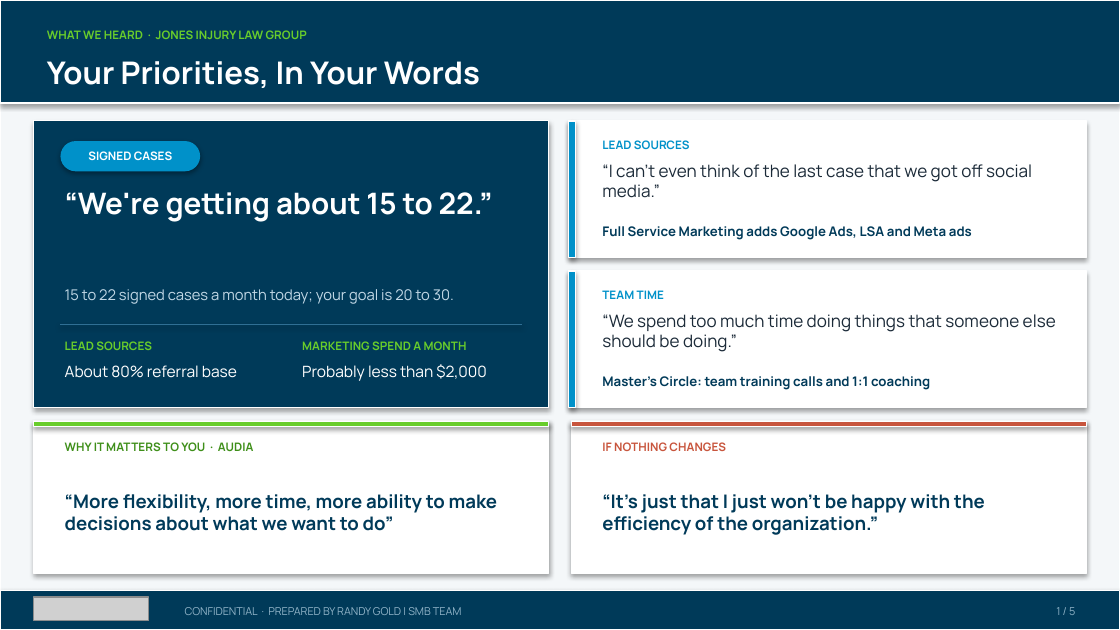
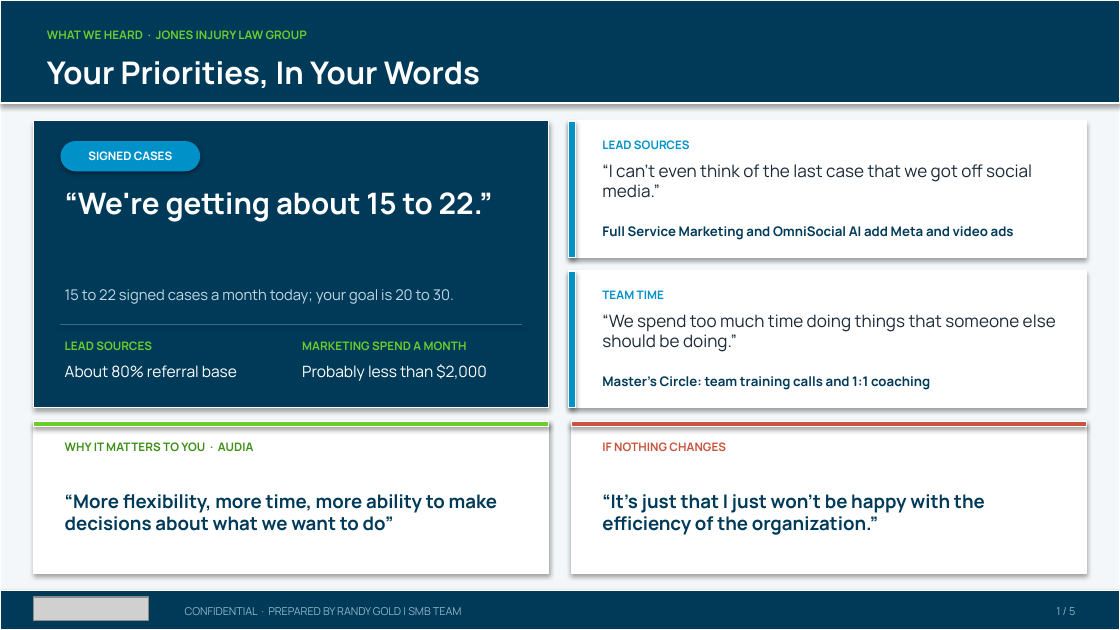
Before and after one commit to SMB-Team-Technology/workwith-smbteam, a slide deck: slide 1 of jones-injury/Jones Injury Law Group_November 17, 2026_Proposal.pptx. Drawn at 1120x630 pixels with LibreOffice and Linux fonts; fonts in the diff are those of the drawing; grey boxes stand for pictures. Boxes give left, top, right and bottom in pixels: in the first picture for what was removed or moved away, otherwise in the second. Text is boxed around its words. In the diff, an @@ line names an element or a change of style, - is before the commit and + after.

```diff
--- a/jones-injury/Jones Injury Law Group_November 17, 2026_Proposal.pptx
+++ b/jones-injury/Jones Injury Law Group_November 17, 2026_Proposal.pptx
@@ text at (602, 226, 1014, 240): text changed @@
-Full Service Marketing adds Google Ads, LSA and Meta ads
+Full Service Marketing and OmniSocial AI add Meta and video ads
```
Also in this commit, not shown: 4 other slides changed, 3 other files.
